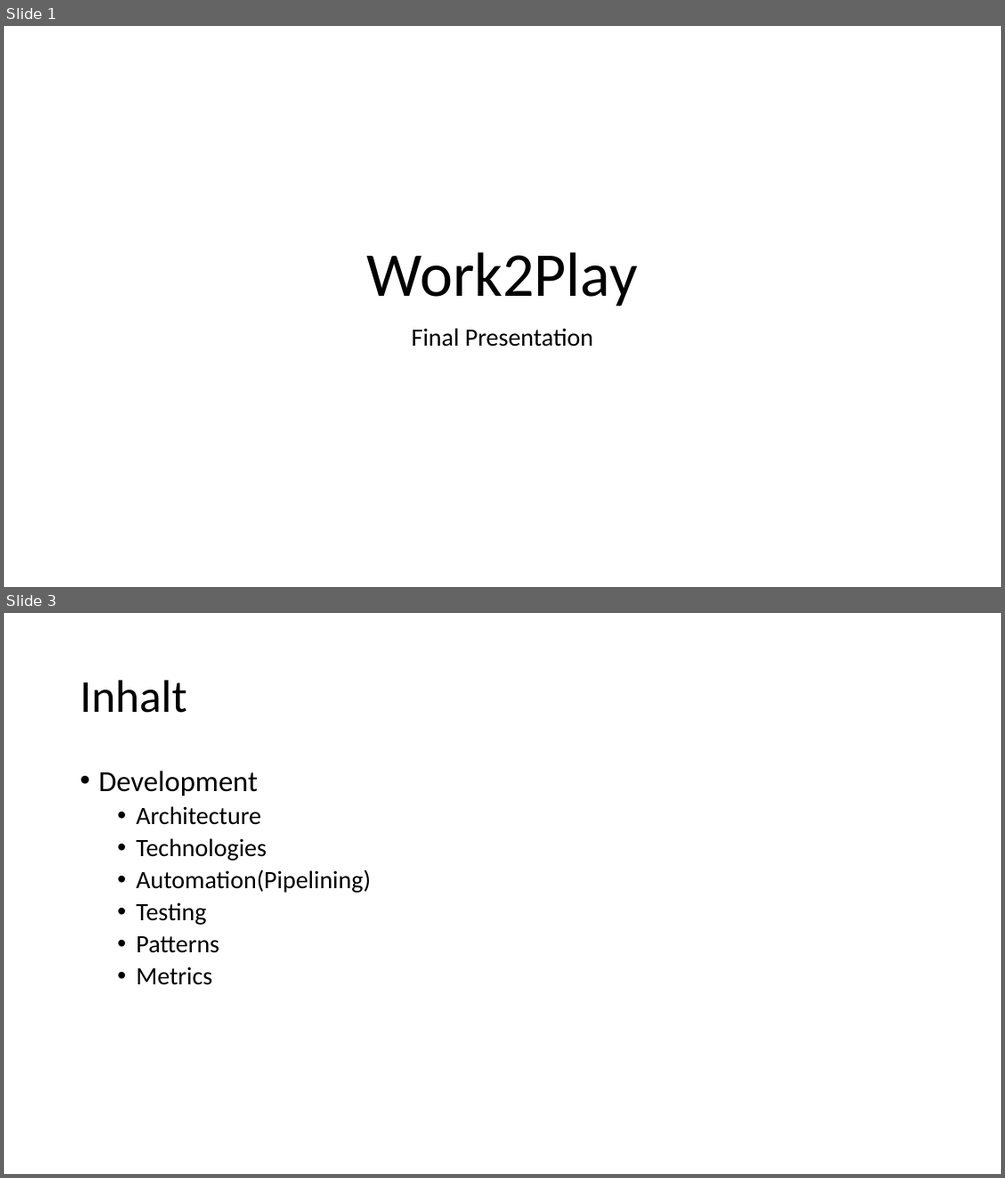
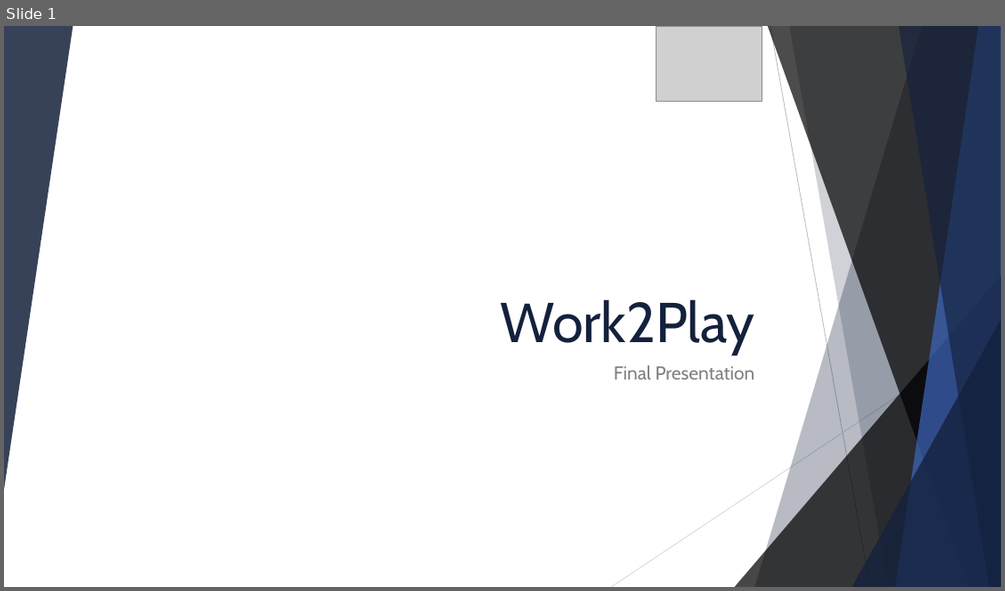
Before and after one commit to david2628/Work2Play, a slide deck: Final/W2P_final.pptx. Shown one above the other, each under a label of ours: slides 1 and 3 before the commit, slide 1 after it; the slides between them are not shown. The pictures are 1005x1178 and 1005x591 pixels, drawn with LibreOffice and Linux fonts; fonts in the diff are those of the drawing; grey boxes stand for pictures. Boxes give left, top, right and bottom in pixels: in the first picture for what was removed or moved away, otherwise in the second. Text is boxed around its words. In the diff, an @@ line names an element or a change of style, - is before the commit and + after.

```diff
--- a/Final/W2P_final.pptx
+++ b/Final/W2P_final.pptx
@@ slide 3 removed at box(4, 613, 1001, 1174), background #FFFFFF @@
@@ title removed at box(80, 680, 186, 713) @@
-Inhalt
@@ text removed at box(98, 771, 371, 985) @@
-• Development
-  • Architecture
-  • Technologies
-  • Automation(Pipelining)
-  • Testing
-  • Patterns
-  • Metrics
@@ slide 1 changed as well @@
@@ group added at box(4, 26, 1001, 587): 5 freeform shapes, 3 triangles, 2 lines @@
@@ picture added at box(656, 26, 763, 101) @@
@@ title "Work2Play": place and size @@
-title "Work2Play" at box(367, 252, 638, 306)
+title "Work2Play" at box(500, 299, 754, 354)
@@ title "Work2Play" at box(500, 299, 754, 354): size 60 to 54 pt, font Calibri to Cabin, text colour #000000 to #14213D; alignment centre to right; line spacing 0.9 to 1 @@
@@ subtitle "Final Presentation": place and size @@
-subtitle "Final Presentation" at box(412, 328, 593, 346)
+subtitle "Final Presentation" at box(614, 365, 755, 379)
@@ subtitle "Final Presentation" at box(614, 365, 755, 379): size 24 to 18 pt, font Calibri to Cabin, text colour #000000 to #808080; alignment centre to right; line spacing 0.9 to 1 @@
```
Also in this commit, not shown: 12 other slides changed, 12 slides added, 9 other slides removed.
